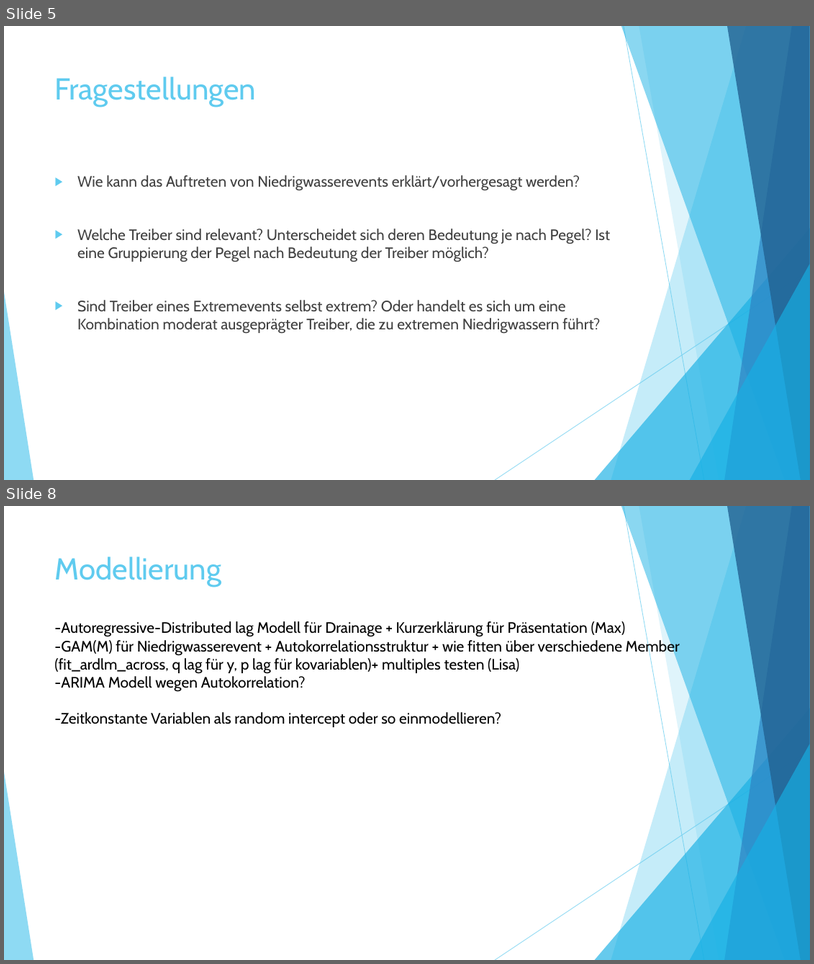
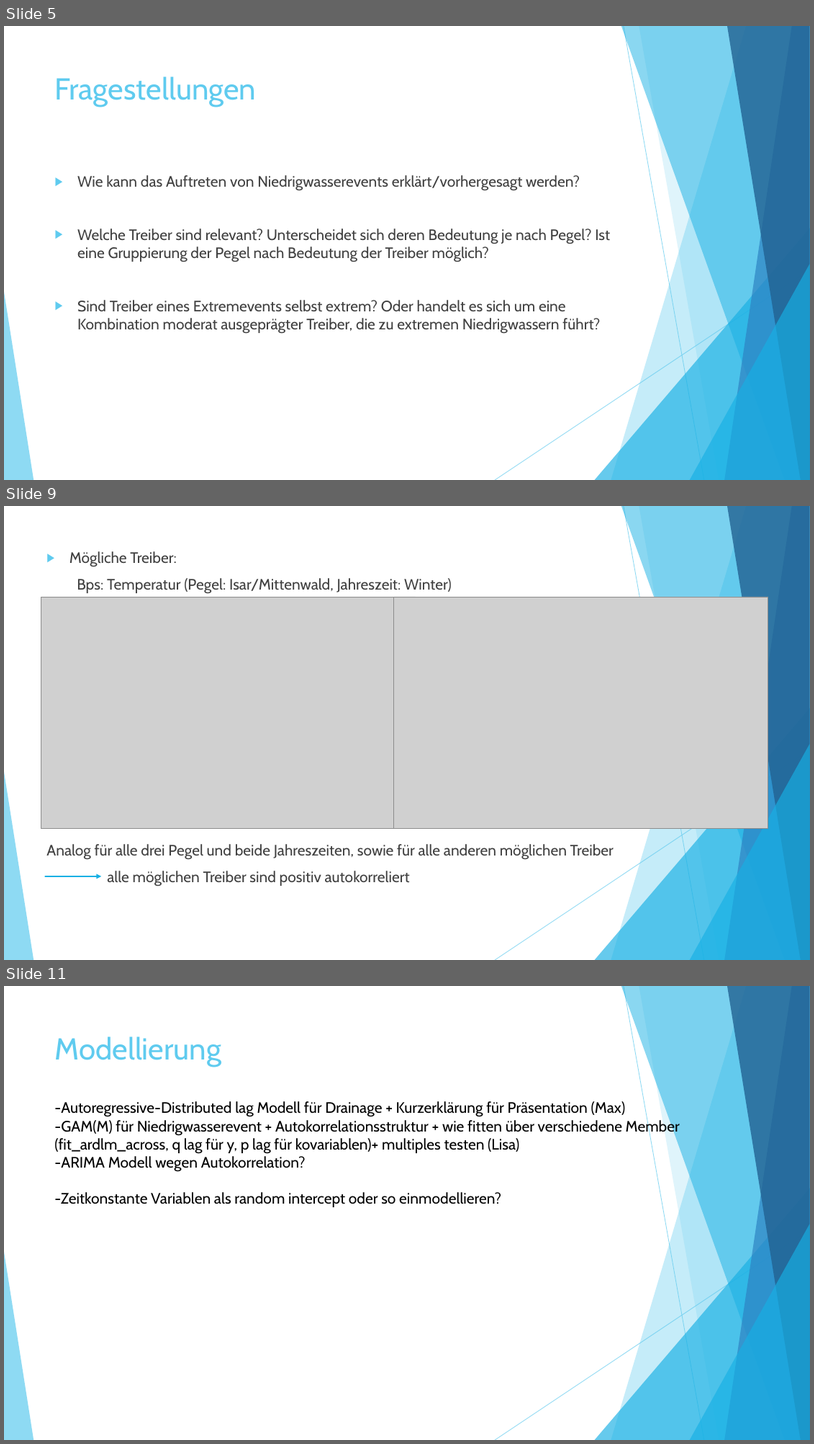
Before and after one commit to StatPrak-Droughts/Drought-Project, a slide deck: Zwischenpräsentation.pptx. Shown one above the other, each under a label of ours: slides 5 and 8 before the commit, slides 5, 9 and 11 after it; the slides between them are not shown. The pictures are 814x964 and 814x1444 pixels, drawn with LibreOffice and Linux fonts; fonts in the diff are those of the drawing; grey boxes stand for pictures. Boxes give left, top, right and bottom in pixels: in the first picture for what was removed or moved away, otherwise in the second. Text is boxed around its words. In the diff, an @@ line names an element or a change of style, - is before the commit and + after.

```diff
--- a/Zwischenpräsentation.pptx
+++ b/Zwischenpräsentation.pptx
@@ slide 9 added at [4, 506, 810, 960], background #FFFFFF; not listed: 10 template elements that a slide beside it also shows @@
@@ text added at [46, 551, 614, 885], 18 pt, text #404040 @@
+▶ Mögliche Treiber:
+Bps: Temperatur (Pegel: Isar/Mittenwald, Jahreszeit: Winter)
+Analog für alle drei Pegel und beide Jahreszeiten, sowie für alle anderen möglichen Treiber
+alle möglichen Treiber sind positiv autokorreliert
@@ picture added at [41, 597, 415, 828] @@
@@ picture added at [394, 597, 768, 828] @@
@@ arrow added from (45, 876) to (101, 876), #17B0E4 1 pt @@
@@ what was slide 8 is now slide 11 @@
```
Also in this commit, not shown: 2 slides changed, 3 other slides added, 1 slide removed.
